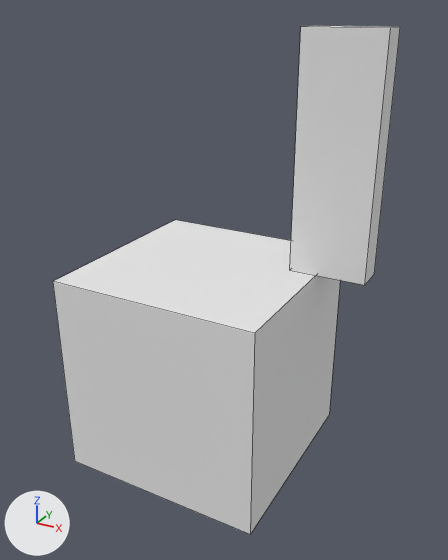
Renders of the OBJ model assets/meshes/cube.obj from each side of a commit.
Rendered twice from a camera (50 mm lens) standing at (2.77, -4.71, 3.23) and looking at (0.23, -0.08, 0.92). Arrows for +X, +Y and +Z are at lower left; the lights stay in place. Mesh edges are drawn as thin lines. Where no turn or scale is listed for an object, it has been applied to the vertices.

The older version as bpy lines, for what is in view:
```python
mat_material = principled_material('Material')
mat_material.base_color = (0.8, 0.8, 0.8)  # white #e7e7e7
mat_material.roughness = 1.0
me_cube = bpy.data.meshes.new('Cube')
me_cube.from_pydata(...)  # a box spanning x -1.0..1.0, y -1.0..1.0, z -1.0..1.0; a box spanning x 0.74..1.46, y 0.26..0.54, z 1.0..3.1
me_cube.materials.append(mat_material)  # white #e7e7e7
ob_cube = bpy.data.objects.new('Cube', me_cube)
ob_cube.location = (0.0, 0.0, 0.0)
```
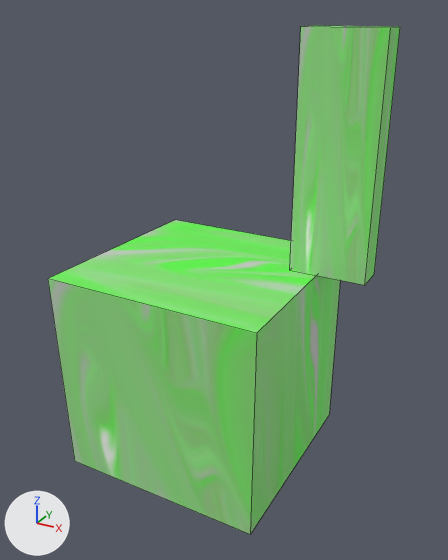
What differs and where, as boxes [x1, y1, x2, y2] in the pictures (448 x 560 px; the box of a moved part takes in the faces that stretch with it):
```json
{"object": "Cube", "change": "surface changed, reshaped", "before": [53, 25, 400, 534], "after": [48, 25, 400, 534], "on screen": "grey to green"}
{"part": 1, "of": "me_cube", "change": "moved or reshaped", "before": [53, 220, 340, 534], "after": [48, 220, 340, 534]}
```

Scene script edits in JSON lines:
```json
{"op": "add", "block": "img_texture_png", "code": ["img_texture_png = load_image('texture.png', 'texture.png', 1024, 1024, 'sRGB')"]}
{"op": "remove", "block": "mat_material", "code": "mat_material.base_color = (0.8, 0.8, 0.8)  # white #e7e7e7"}
{"op": "set", "path": "mat_material.roughness", "old": "1.0", "new": "0.5"}
{"op": "add", "block": "mat_material", "code": "mat_material.texture = img_texture_png"}
{"block": "me_cube", "where": "me_cube.from_pydata(...)  # 16 vertices, 12 faces; spans x -1.0..1.46, y -1.0..1.0, z -1.0..3.1"}
{"block": "me_cube", "where": "# used by ob_cube; location = (0.0, 0.0, 0.0)"}
{"block": "me_cube", "change": "me_cube part 1"}
{"op": "set", "path": "me_cube.vertices[2].co", "old": "(1.0, -1.0, 1.0)", "new": "(1.02, -1.01, 1.01)", "note": "pixel (254, 333) -> pixel (256, 333)"}
{"op": "set", "path": "me_cube.vertices[6].co", "old": "(-1.0, -1.0, 1.0)", "new": "(-1.02, -1.04, 1.04)", "note": "pixel (52, 281) -> pixel (47, 278)"}
```
